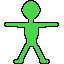
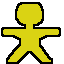
Layers edited between the first and the second 64×64 image:
added layer "Layer 9" above "Layer 10" over <box>3,4,59,62</box>
added layer "Layer 10" above "Layer 8" over <box>1,2,61,64</box>
hid "Layer 8" over <box>4,0,59,64</box>
hid "Layer 7" over <box>4,0,59,64</box>
